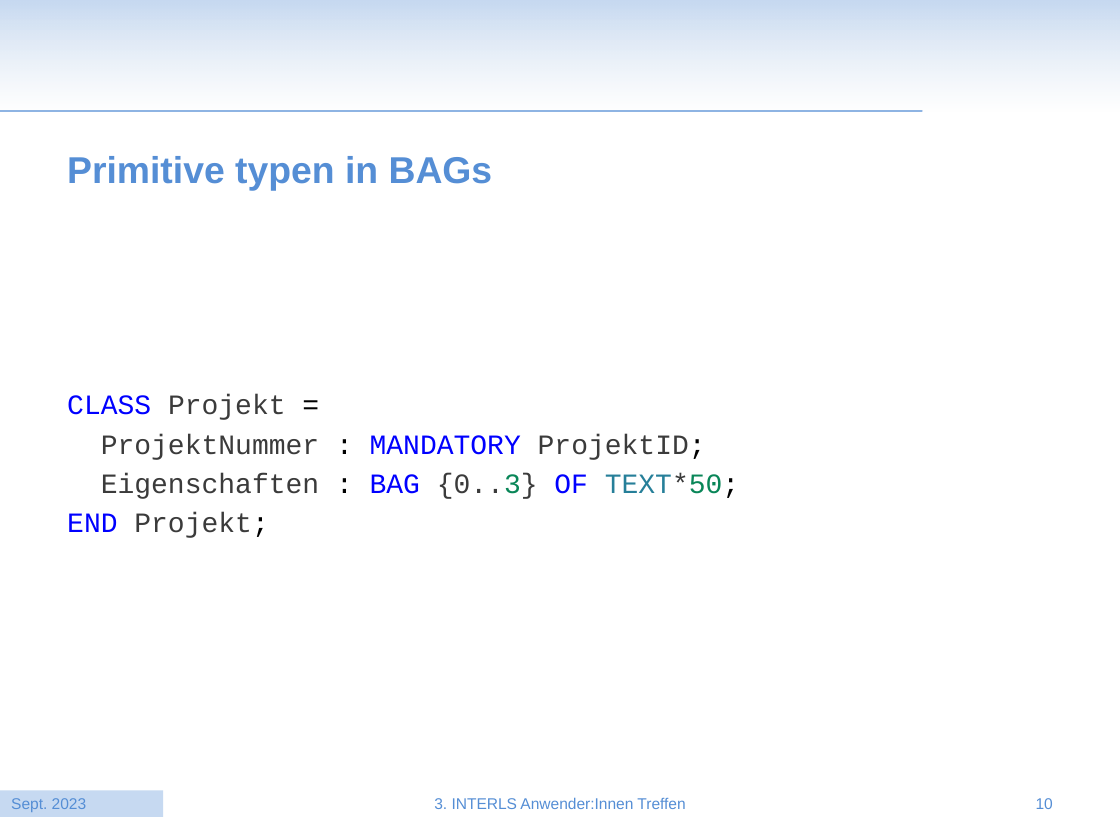
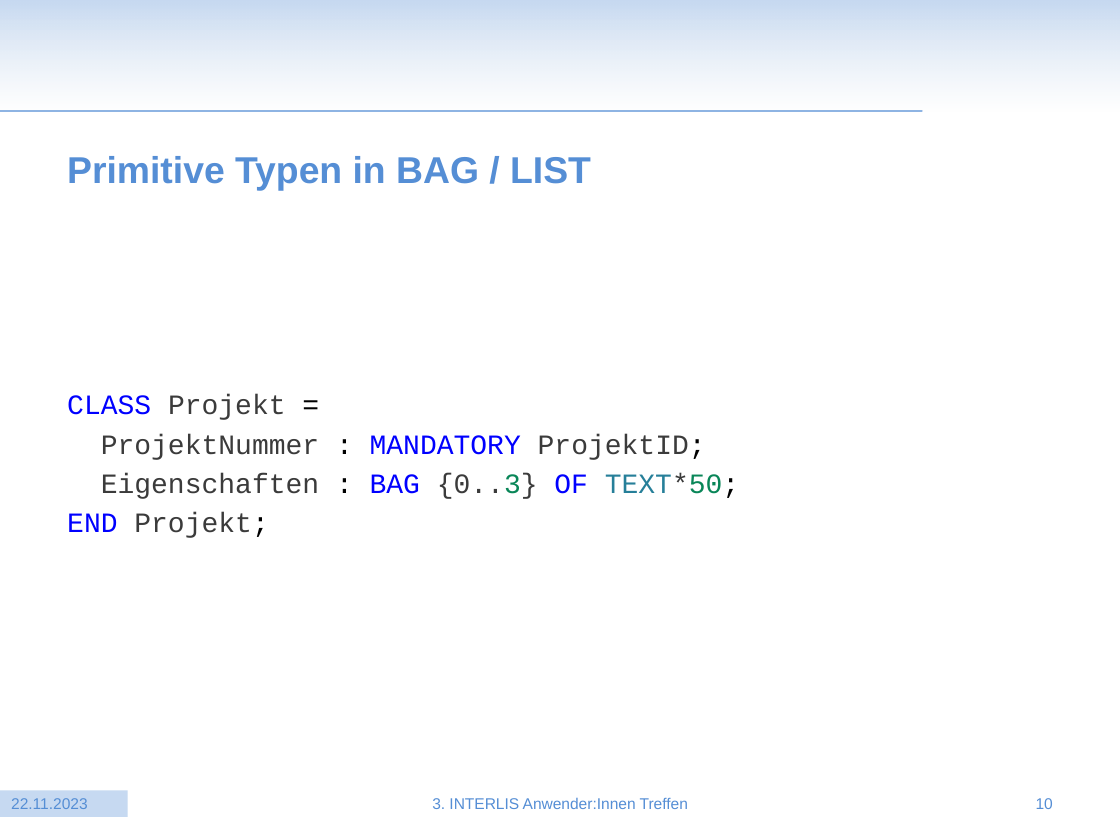
Before and after one commit to moflexch/awt3_validierung, a slide deck: slide 10 of vortrag/20231122_LuethiPhilipp_Neuerungen INTERLIS 2.4.pptx. Drawn at 1120x840 pixels with LibreOffice and Linux fonts; fonts in the diff are those of the drawing; background and template pictures are left out. Boxes give left, top, right and bottom in pixels: in the first picture for what was removed or moved away, otherwise in the second. Text is boxed around its words. In the diff, an @@ line names an element or a change of style, - is before the commit and + after.

Commit message:
Fix typos

```diff
--- a/vortrag/20231122_LuethiPhilipp_Neuerungen INTERLIS 2.4.pptx
+++ b/vortrag/20231122_LuethiPhilipp_Neuerungen INTERLIS 2.4.pptx
@@ title at [67,156,591,191]: text changed @@
-Primitive typen in BAGs
+Primitive Typen in BAG / LIST
@@ rectangle "22.11.2023": place and size @@
-rectangle "22.11.2023" at [0,791,164,818]
+rectangle "22.11.2023" at [0,791,128,818]
@@ text in rectangle at [11,798,87,809]: text changed @@
-Sept. 2023
+22.11.2023
@@ text at [432,798,688,809]: text changed @@
-3. INTERLS Anwender:Innen Treffen
+3. INTERLIS Anwender:Innen Treffen
```
Also in this commit, not shown: 10 other slides changed.
